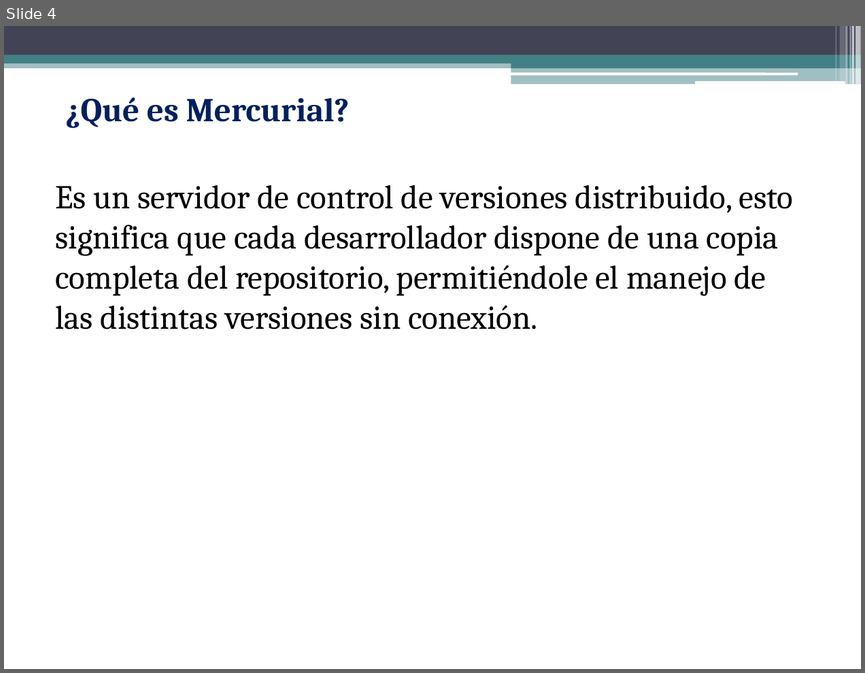
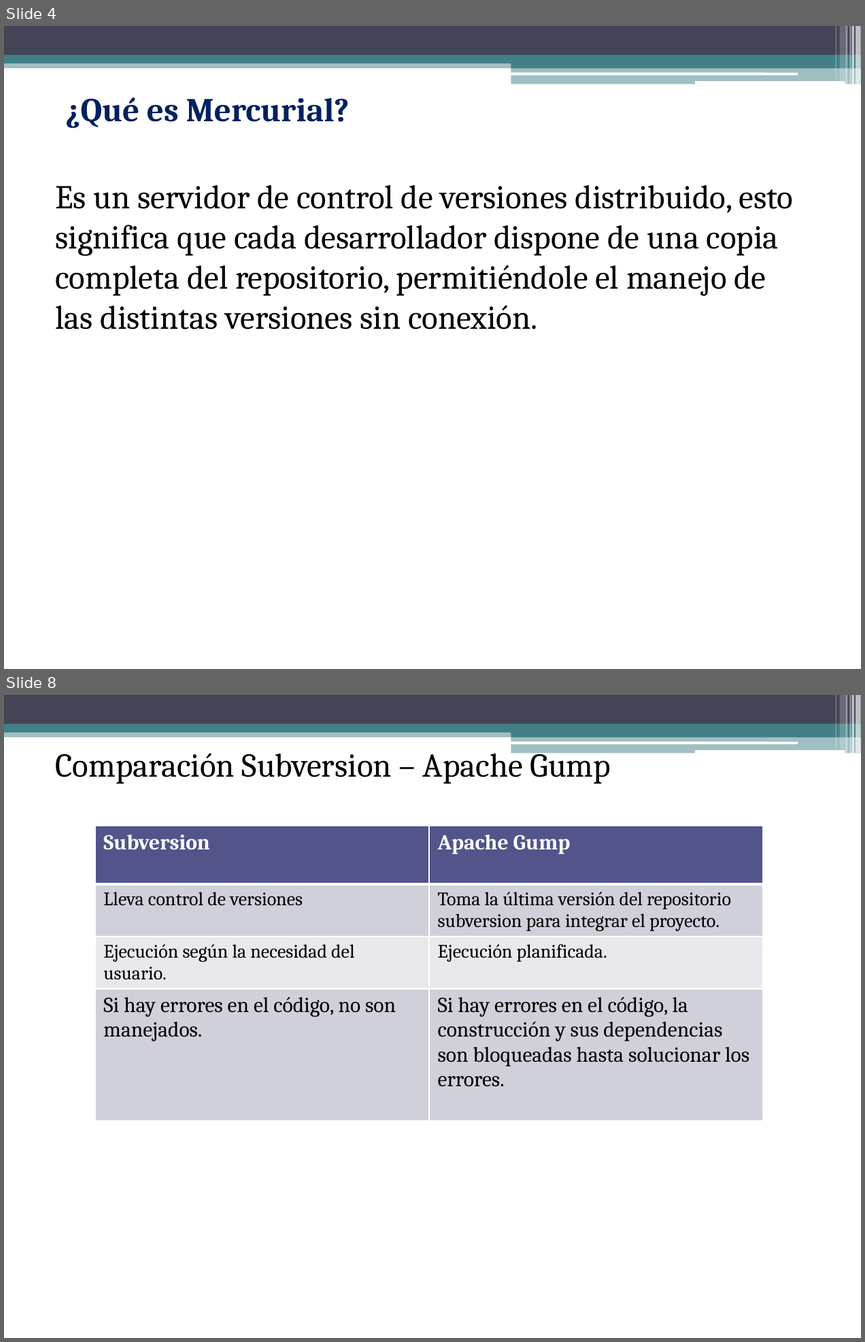
Before and after one commit to gabrielgag89/ing-sw-2012, a slide deck: Gestion de Configuracion.pptx. Shown one above the other, each under a label of ours: slide 4 before the commit, slides 4 and 8 after it; the slides between them are not shown. The pictures are 865x673 and 865x1342 pixels, drawn with LibreOffice and Linux fonts; fonts in the diff are those of the drawing. Boxes give left, top, right and bottom in pixels: in the first picture for what was removed or moved away, otherwise in the second. Text is boxed around its words. In the diff, an @@ line names an element or a change of style, - is before the commit and + after.

```diff
--- a/Gestion de Configuracion.pptx
+++ b/Gestion de Configuracion.pptx
@@ slide 8 added at (4,695,861,1338), background #FFFFFF; not listed: 13 template elements that a slide beside it also shows @@
@@ text added at (55,746,611,784), 28 pt, text #000000 @@
+Comparación Subversion – Apache Gump
@@ table added at (95,826,763,1154), 4 rows, 2 columns @@
+Subversion | Apache Gump
+Lleva control de versiones | Toma la última versión del repositorio subversion para integrar el proyecto.
+Ejecución según la necesidad del usuario. | Ejecución planificada.
+Si hay errores en el código, no son manejados. | Si hay errores en el código, la construcción y sus dependencias son bloqueadas hasta solucionar los errores.
```
Also in this commit, not shown: 6 slides changed, 1 other slide added, 1 slide removed.
